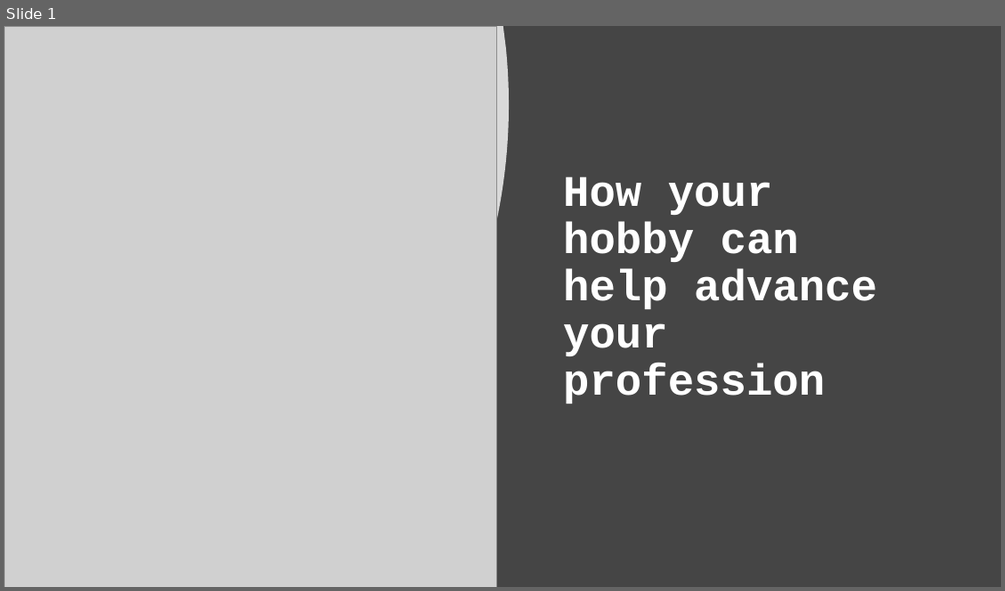
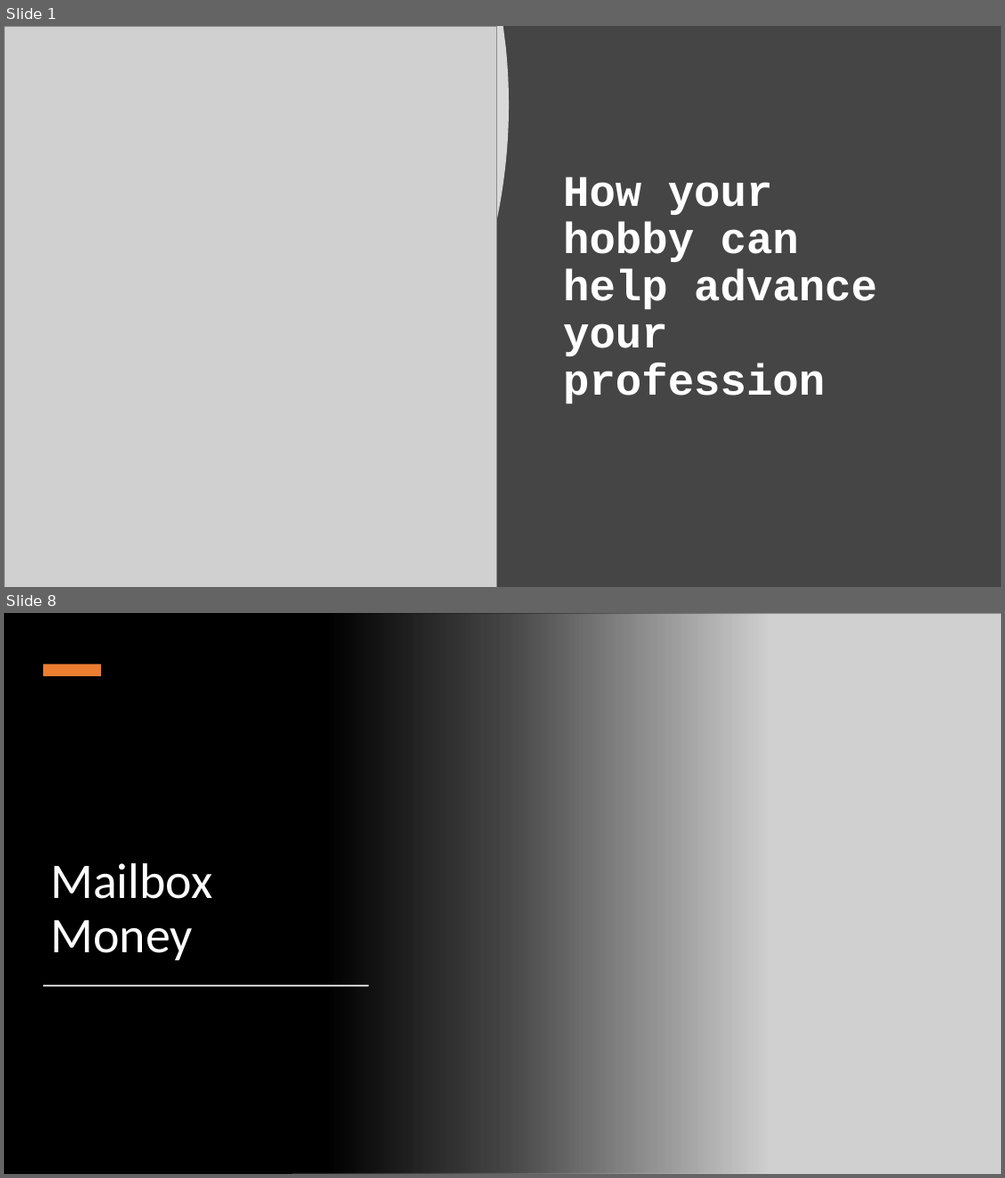
Before and after one commit to pulcher/hobby-helps-profession, a slide deck: How your hobby can help advance your profession.pptx. Shown one above the other, each under a label of ours: slide 1 before the commit, slides 1 and 8 after it; the slides between them are not shown. The pictures are 1005x591 and 1005x1178 pixels, drawn with LibreOffice and Linux fonts; fonts in the diff are those of the drawing; grey boxes stand for pictures. Boxes give left, top, right and bottom in pixels: in the first picture for what was removed or moved away, otherwise in the second. Text is boxed around its words. In the diff, an @@ line names an element or a change of style, - is before the commit and + after.

```diff
--- a/How your hobby can help advance your profession.pptx
+++ b/How your hobby can help advance your profession.pptx
@@ slide 8 added at <box>4,613,1001,1174</box>, background #000000 @@
@@ rectangle added at <box>4,613,768,1174</box>, fill gradient #000000 @@
@@ picture added at <box>291,613,1001,1174</box> @@
@@ rectangle added at <box>43,665,101,676</box>, fill #ED7D31 @@
@@ title added at <box>50,863,212,960</box>, 48 pt, text #FFFFFF @@
+Mailbox Money
@@ rectangle added at <box>44,985,369,986</box>, fill #FFFFFF @@
```
Also in this commit, not shown: 1 slide changed, 13 other slides added.
